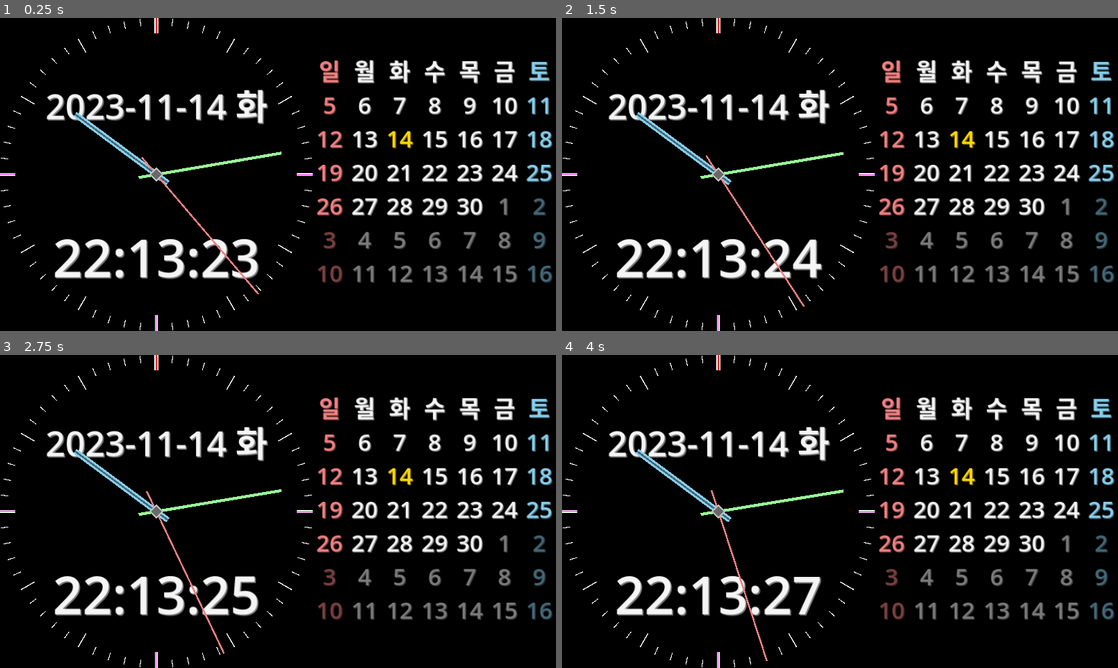
Above: before the commit, frames 1-4 (two rows, left to right).
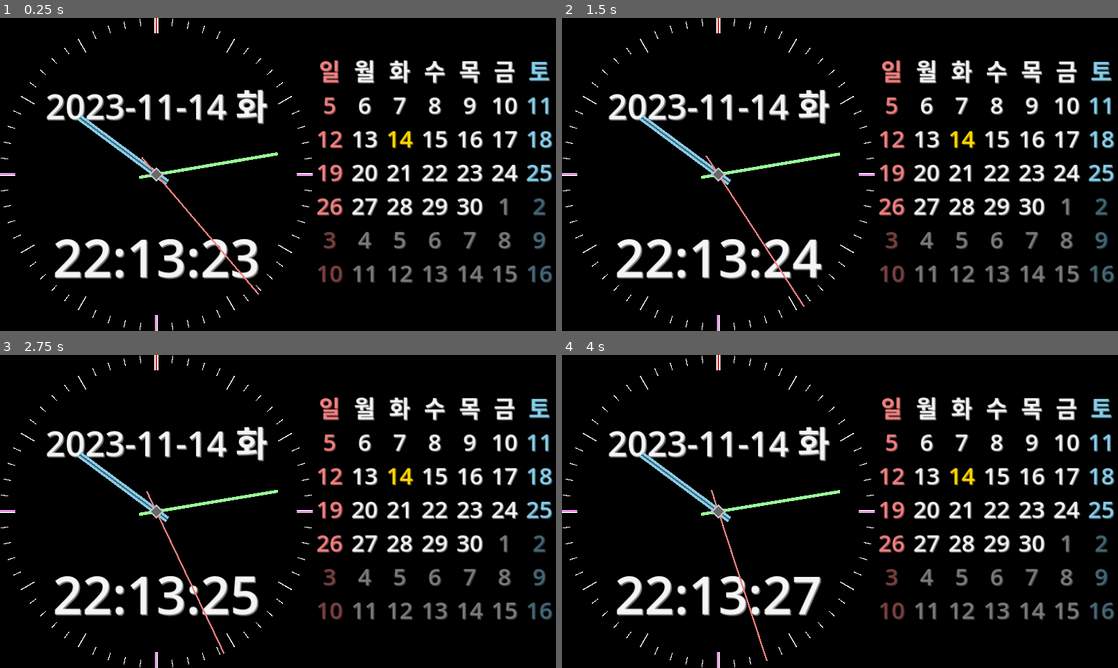
Above: after the commit, the same moments.

Repository: kasworld/gd4analogclockcal
Game: Godot game, scene res://main.tscn
Same seed, same stepped clock (60 frames per second), same inputs: the game is played once before the commit and once after it.
Inputs:
- Up to frame 1 (0.25 s): no input
- Up to frame 2 (1.5 s): no input
- Up to frame 3 (2.75 s): no input
- Up to frame 4 (4 s): no input

The runs differ from the first frame. In frame 1, 0.1% of the frame differs, in the area x 13-51%, y 30-89%; in frame 2, 0.1%; in frame 3, 0.1%; in frame 4, 0.1%, in the area x 13-51%, y 30-98%.

Commit message:
clock hand rate clock_R

Diff:
--- a/analog_clock.gd
+++ b/analog_clock.gd
@@ -49,10 +49,10 @@
 	var cr = ColorRect.new()
 	cr.color = dict.color
 	cr.anchors_preset = Control.PRESET_CENTER_BOTTOM
-	cr.size = Vector2(dict.width, dict.height)
-	cr.position = Vector2(-dict.width/2, -dict.height/8)
+	cr.size = Vector2(dict.width*clock_R, dict.height*clock_R)
+	cr.position = Vector2(-dict.width*clock_R/2, -dict.height*clock_R/8)
 	cr.rotation = 0
-	cr.pivot_offset = Vector2(dict.width/2,dict.height/8)
+	cr.pivot_offset = Vector2(dict.width*clock_R/2,dict.height*clock_R/8)
 	return cr
 
 func new_clock_center(co :Color, rad :float, r )->ColorRect:
--- a/global.gd
+++ b/global.gd
@@ -18,23 +18,23 @@
 var HandDict = {
 	"hour" : {
 		"color" :Color.SKY_BLUE,
-		"width" : 20,
-		"height" : 400,
+		"width" : 1.0/25,
+		"height" : 0.7,
 	},
 	"hour2" : {
 		"color" :Color.SKY_BLUE.darkened(0.5),
-		"width" : 6,
-		"height" : 400,
+		"width" : 1.0/100,
+		"height" : 0.7,
 	},
 	"minute" : {
 		"color" :Color.PALE_GREEN,
-		"width" : 10,
-		"height" : 500,
+		"width" : 1.0/50,
+		"height" : 0.9,
 	},
 	"second" : {
 		"color" :Color.LIGHT_CORAL,
-		"width" : 6,
-		"height" : 620,
+		"width" : 1.0/100,
+		"height" : 1.15,
 	}
 }
 
